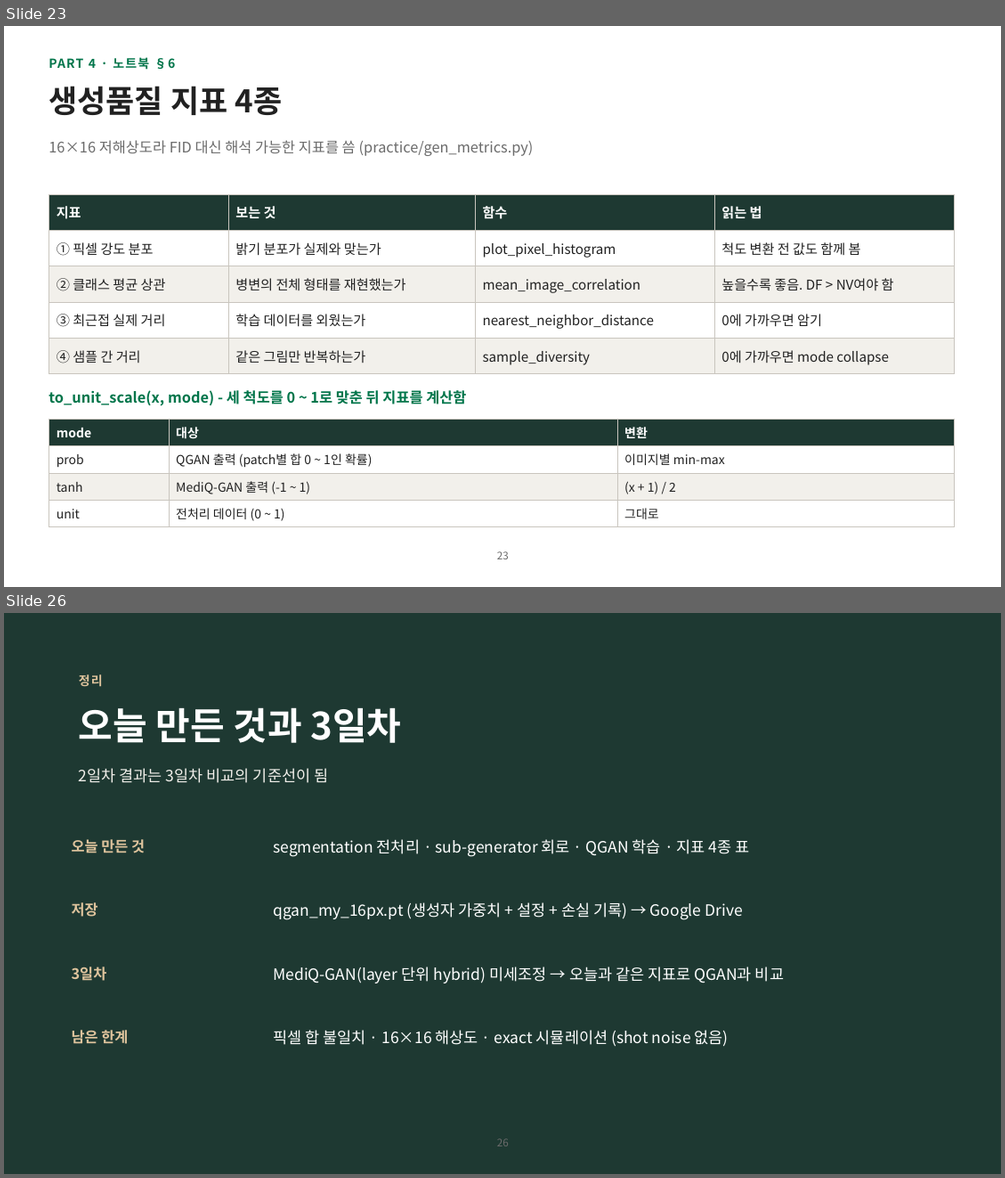
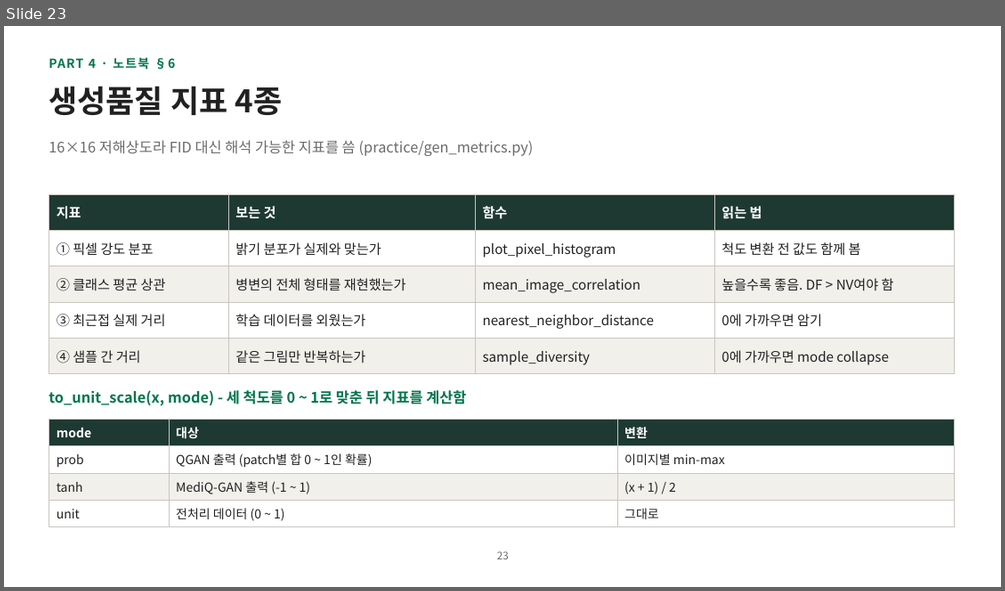
Before and after one commit to hyunhp/skin_disease_qml, a slide deck: practice/day2_slides/day2_practice_slides.pptx. Shown one above the other, each under a label of ours: slides 23 and 26 before the commit, slide 23 after it; the slides between them are not shown. The pictures are 1005x1178 and 1005x591 pixels, drawn with LibreOffice and Linux fonts; fonts in the diff are those of the drawing. Boxes give left, top, right and bottom in pixels: in the first picture for what was removed or moved away, otherwise in the second. Text is boxed around its words. In the diff, an @@ line names an element or a change of style, - is before the commit and + after.

```diff
--- a/practice/day2_slides/day2_practice_slides.pptx
+++ b/practice/day2_slides/day2_practice_slides.pptx
@@ slide 26 removed at [4, 613, 1001, 1174], background #1E3932 @@
@@ text removed at [79, 674, 103, 687] @@
-정리
@@ title removed at [79, 707, 401, 743] @@
-오늘 만든 것과 3일차
@@ text removed at [79, 768, 328, 783] @@
-2일차 결과는 3일차 비교의 기준선이 됨
@@ text removed at [72, 839, 145, 853] @@
-오늘 만든 것
@@ text removed at [273, 839, 750, 857] @@
-segmentation 전처리 · sub-generator 회로 · QGAN 학습 · 지표 4종 표
@@ text removed at [72, 902, 98, 916] @@
-저장
@@ text removed at [273, 902, 743, 920] @@
-qgan_my_16px.pt (생성자 가중치 + 설정 + 손실 기록) → Google Drive
@@ text removed at [72, 966, 107, 981] @@
-3일차
@@ text removed at [273, 966, 784, 983] @@
-MediQ-GAN(layer 단위 hybrid) 미세조정 → 오늘과 같은 지표로 QGAN과 비교
@@ text removed at [72, 1030, 128, 1044] @@
-남은 한계
@@ text removed at [273, 1030, 728, 1046] @@
-픽셀 합 불일치 · 16×16 해상도 · exact 시뮬레이션 (shot noise 없음)
@@ page number removed at [497, 1138, 509, 1146] @@
-26
```
Also in this commit, not shown: 8 slides changed, 1 slide added, 1 other slide removed, 10 other files.
